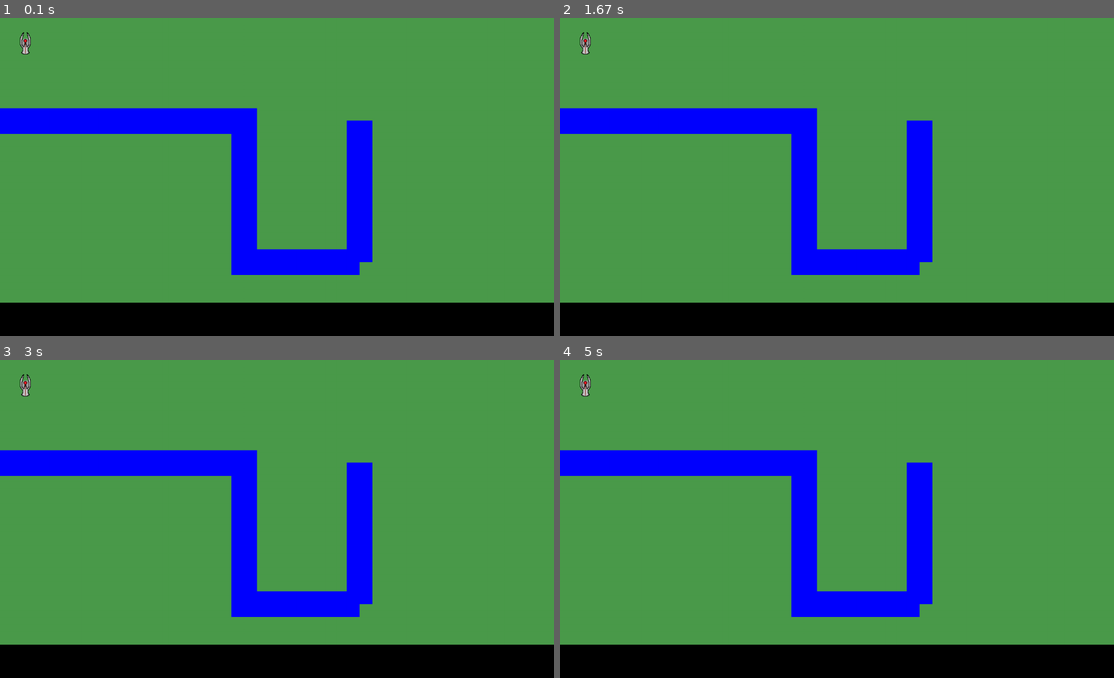
Above: before the commit, frames 1-4 (two rows, left to right).
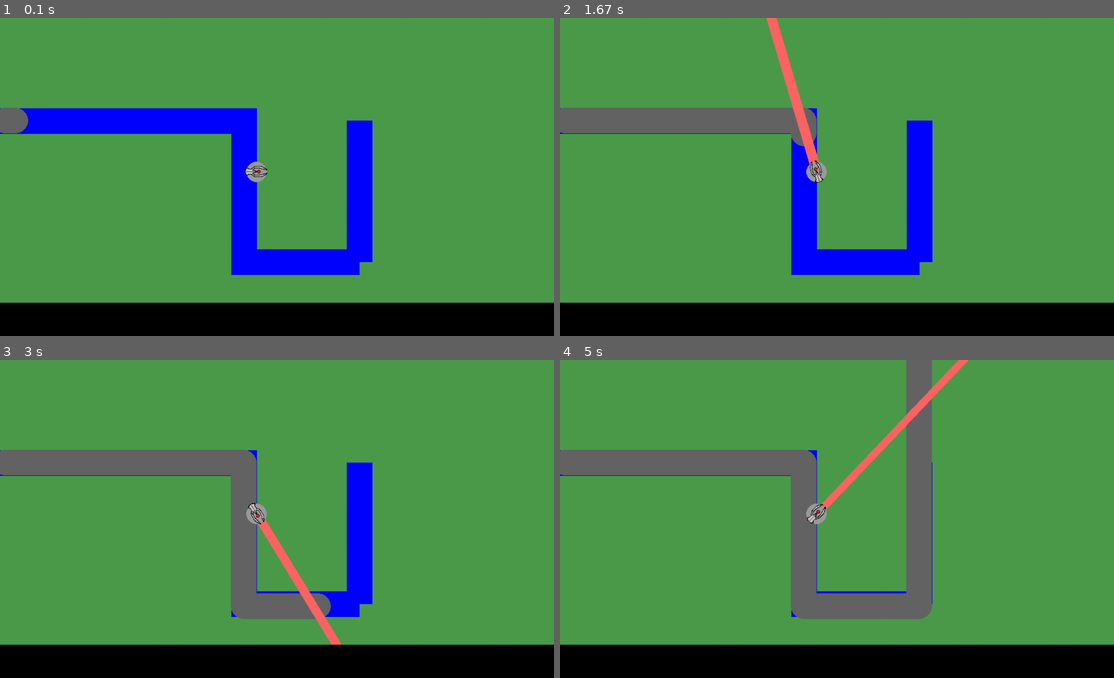
Above: after the commit, the same moments.

Repository: rhit-catapult/pygameproject-team0
Game: pygame game, started from project.py
Two runs of this game, one before a commit and one after it. Both use one fixed random seed, a clock stepped at 60 frames per second and the inputs below.
Inputs:
- Up to frame 1 (0.1 s): no input
- Up to frame 2 (1.67 s): no input
- Up to frame 3 (3 s): no input
- Up to frame 4 (5 s): no input

The runs differ from the first frame. In frame 1, 0.7% of the frame differs, in the area x 0-49%, y 4-52%; in frame 2, 4.8%; in frame 3, 7.7%; in frame 4, 12%, in the area x 0-74%, y 0-82%.

Commit message:
Somewhat Functional

Diff:
--- a/project.py
+++ b/project.py
@@ -38,74 +38,102 @@
         elif 470 <= self.x <= 500 and self.y <= 475:
             self.speed_x = 0
             self.speed_y = 5
-            print(self.y)
+
         elif self.x <= 695 and self.y >= 470:
             self.speed_x = 5
             self.speed_y = 0
-            print(self.y)
+
         elif self.y >= 200:
             self.speed_x = 0
             self.speed_y = -5
-            print(self.y)
-            print(self.x)
-
-
-
-
-    def draw(self):
-        pygame.draw.circle(self.screen, (225, 100, 100), (self.x, self.y),
+        self.x = self.x + self.speed_x
+        self.y = self.y + self.speed_y
+
+
+
+
+    def draw(self):
+        pygame.draw.circle(self.screen, (100, 100, 100), (self.x, self.y),
                  25)
 class beamTurret:
-    def __init__(self,screen,x,y,angle,fireState):
+    def __init__(self,screen,x,y,angle):
         self.screen =screen
         self.x =x
         self.y = y
         self.angle = angle
-        self.clock = pygame.time.Clock()
-        self.fireState = fireState#True/False
-        self.image = pygame.image.load('TowerDef_BeamTurret.png')
-        self.baseImage = pygame.image.load('TowerDef_BeamTurret.png')
+        self.image = pygame.image.load('TowerDef_BeamTurret - Copy - Copy.png')
+        self.baseImage = pygame.image.load('TowerDef_BeamTurret - Copy - Copy.png')
         self.validTarget = []
         self.targetnumber =0
-
-    def draw(self):
-        pygame.draw.circle(self.screen,(155,155,155),(self.x, self.y),10)
+        self.targetx=0
+        self.targety=0
+        self.newAngle = self.angle
+
+    def draw(self):
+        pygame.draw.circle(self.screen,(155,155,155),(self.x, self.y),20)
         self.screen.blit(self.image,(self.x-(self.image.get_width()/2), self.y-(self.image.get_height()/2)))
     def turn(self, angle):
-        self.image = pygame.transform.rotate(self.baseImage,angle)
-        self.angle = angle
+        if angle < 10:
+            self.newAngle = math.degrees(angle)
+        self.image = pygame.transform.rotate(self.baseImage, self.newAngle)
+
     def shoot(self):
-        pygame.draw.line(self.screen,(255,100,100), ((((self.y + (math.sin(math.radians(self.angle)))*-10)),
-                         (self.x+(math.cos(math.radians(self.angle)))*-10))),
-                         (((self.y + (math.sin(math.radians(self.angle)))*-600)),
-                         (self.x+(math.cos(math.radians(self.angle)))*-600)),20)
+        print(self.angle)
+        pygame.draw.line (self.screen,(255,100,100), (self.x, self.y),
+                          (
+                              (self.x + (math.cos(self.angle)*600)),
+                              (self.y + (math.sin(self.angle)*600))
+                          ),
+                          20)
     def targetEnemy(self, active):   #TARGET FIRST ENEMY
         self.targetnumber = 0
         for enemy in active:
             if distance((self.x,self.y),(enemy.x,enemy.y)) <=300:
                 self.validTarget.append(enemy)
-        while len(self.validTarget)>1:
-            for enemy in self.validTarget:
-                if enemy.dist < self.targetnumber:
-                    self.validTarget.remove(enemy)
-            self.targetnumber+=1
-        if len(self.validTarget)<0:
-            for enemy in active:
-                if distance((self.x, self.y), (enemy.x, enemy.y)) <= 300 and enemy.dist <= self.targetnumber:
-                    self.validTarget.append(enemy)
-            r = random.randint(0, (len(self.validTarget)-1))
-            tar = self.validTarget[r]
-            self.angle = math.atan(tar.y * tar.x)
+        if len(self.validTarget)==0:
+            return False
+        else:
+            while len(self.validTarget)>1:
+                for enemy in self.validTarget:
+                    if enemy.dist < self.targetnumber:
+                        self.validTarget.remove(enemy)
+                self.targetnumber+=1
+            if len(self.validTarget)<=0:
+                for enemy in active:
+                    if distance((self.x, self.y), (enemy.x, enemy.y)) <= 300 and enemy.dist <= self.targetnumber:
+                        self.validTarget.append(enemy)
+                r = random.randint(0, (len(self.validTarget)-1))
+                tar = self.validTarget[r]
+                self.targetx = tar.x
+                self.targety = tar.y
+                self.angle = math.atan(tar.y / tar.x)
+                self.turn(self.angle)
+                return True
+            else:
+                tar = self.validTarget[0]
+                self.targetx = tar.x
+                self.targety = tar.y
+                print(tar.x, tar.y)
+                if tar.y >= self.y:
+                    self.angle = math.acos((tar.x-self.x)/(distance((self.x,self.y),(tar.x,tar.y))))
+                else:
+                    self.angle = -1*math.acos((tar.x - self.x) / (distance((self.x, self.y), (tar.x, tar.y))))
+
+                self.turn((self.angle*-1))
+
             return True
-        else:
-            tar = self.validTarget[0]
-            self.angle = math.atan(tar.y * tar.x)
-            return True
-    def hitEnemy(self):
-        hitbox = pygame.draw.line(self.screen,(255,100,100), ((((self.y + (math.sin(math.radians(self.angle)))*-10)),
-                         (self.x+(math.cos(math.radians(self.angle)))*-10))),
-                         (((self.y + (math.sin(math.radians(self.angle)))*-600)),
-                         (self.x+(math.cos(math.radians(self.angle)))*-600)),20)
+    def hitEnemy(self,enemy):
+        hitbox = pygame.draw.line (self.screen,(255,100,100), (self.x, self.y),
+                          (
+                              (self.x + (math.cos(self.angle)*600)),
+                              (self.y + (math.sin(self.angle)*600))
+                          ),
+                          20)
+
+        if hitbox.collidepoint(enemy.x, enemy.y):
+            print("HIT")
+        return hitbox.collidepoint(enemy.x, enemy.y)
+
 
 def distance(point1, point2):
     point1_x = point1[0]
@@ -121,7 +149,7 @@
     def spawns(self,enemyTotal):
         if self.state:
             for _ in range(enemyTotal):
-                Enemy = enemy(self.screen, (255, 255, 0), 5, 200, 50, 0, 0)
+                Enemy = enemy(self.screen, (255, 255, 0), 5, 200, 50, 5, 0)
                 self.wavespawn.append(Enemy)
     def getList(self):
         return self.wavespawn
@@ -179,44 +207,51 @@
     PTH = path(screen)
     gamestate = True
     waves = 0
-    activeEnemies = []
+
     UI = ui(screen)
     ion = 0
-    test = beamTurret(screen, 50, 50,0.0,False)
+    test = beamTurret(screen, 500, 300,0.0)
     spawns = waveSpawn(screen, gamestate)
+    activeEnemies = spawns.getList()
+
     #my_enemy = enemy(screen, (255, 255, 0), 5, 200, 50, 0, 0)
     while True:
         for event in pygame.event.get():
             if event.type == pygame.QUIT:
                 sys.exit()
         clock.tick(60)
+
+
+
+        # TODO: Add you events code
+
+        # TODO: Fill the screen with whatever background color you like!
+        screen.fill((75, 155, 75))
+
+        PTH.draw()
+
+
         waves +=1
         spawns.spawns(4)
         activeEnemies = spawns.getList()
         gamestate = False
-        for enemy in activeEnemies:
-            enemy.move()
-            enemy.draw()
-
-        # TODO: Add you events code
-
-        # TODO: Fill the screen with whatever background color you like!
-        screen.fill((75, 155, 75))
-
-        PTH.draw()
-
-
-##
+        for enemy1 in activeEnemies:
+            enemy1.move()
+            enemy1.draw()
         key = pygame.key.get_pressed()
-        if key[pygame.K_SPACE]:
-            test.targetEnemy(activeEnemies)
+        #if key[pygame.K_SPACE]:
+
+        if test.targetEnemy(activeEnemies):
             test.shoot()
-        if key[pygame.K_RIGHT]:
-            test.turn(ion)
-            ion += 10
-        if key[pygame.K_LEFT]:
-            test.turn(ion)
-            ion -= 10
+            for enemy1 in activeEnemies:
+                test.hitEnemy(enemy1)
+
+        #if key[pygame.K_RIGHT]:
+        #    test.turn(ion)
+        #    ion += 10
+        #if key[pygame.K_LEFT]:
+        #    test.turn(ion)
+        #    ion -= 10
 
         UI.draw()
 
Binary file added: TowerDef_BeamTurret - Copy - Copy.png
